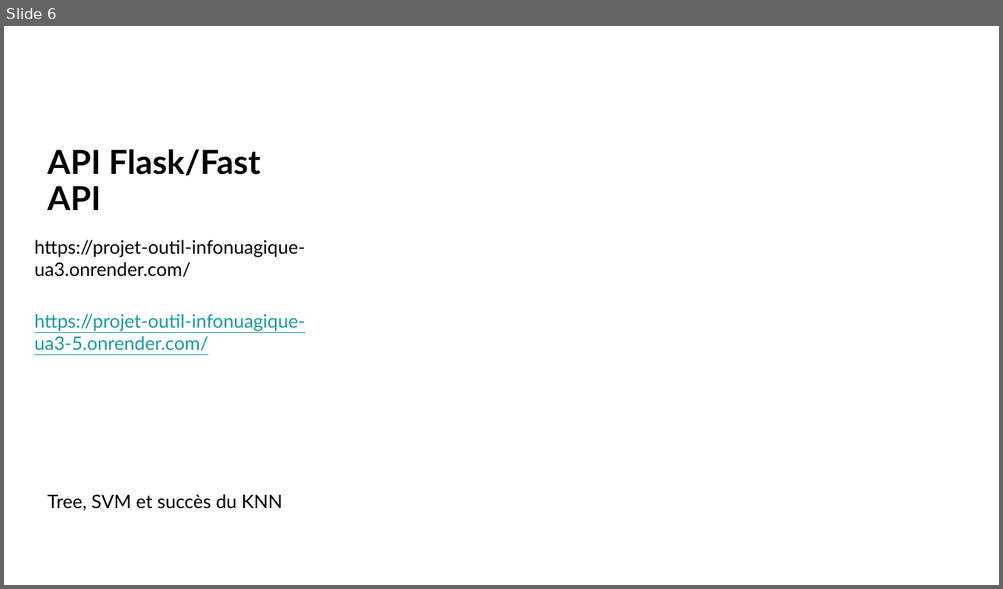
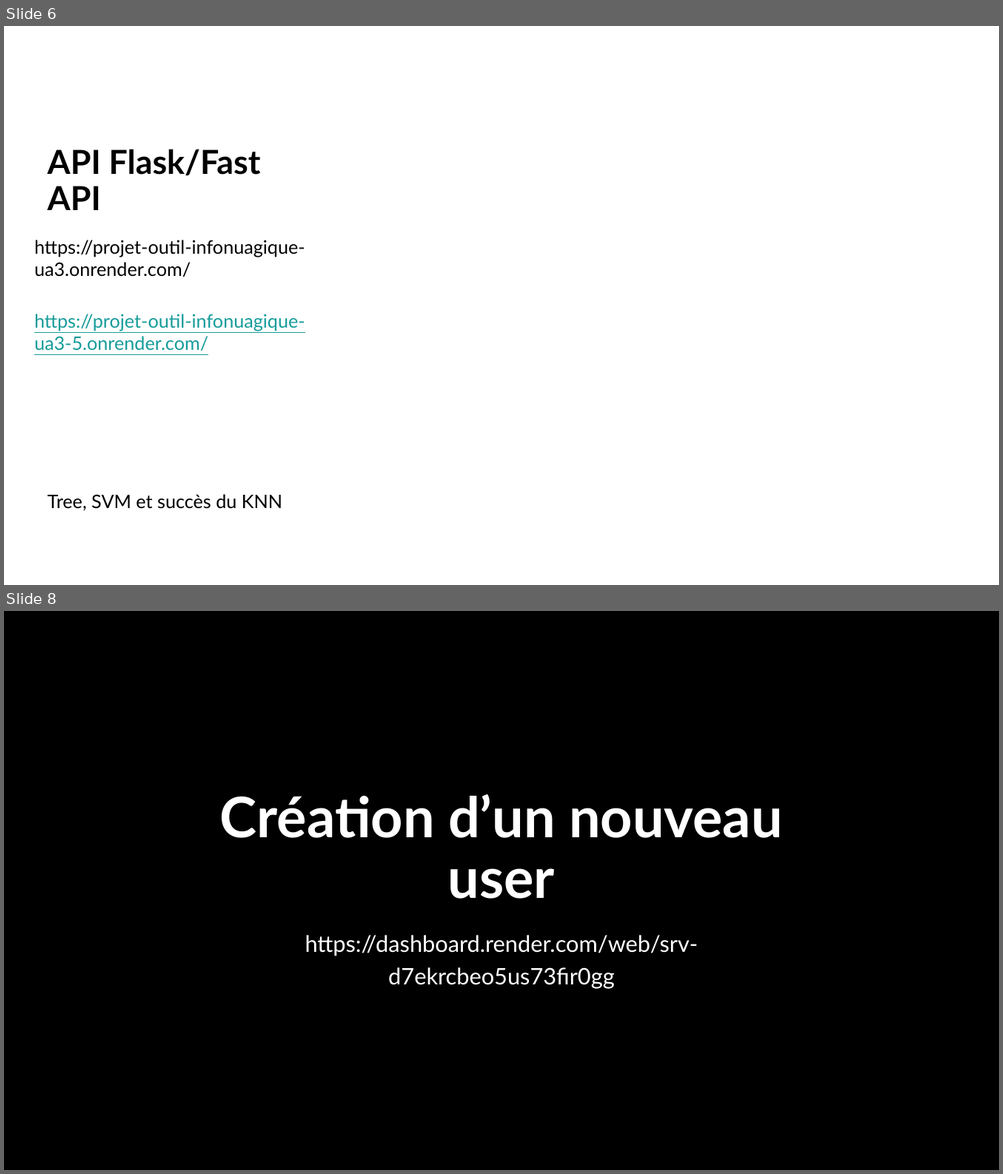
Before and after one commit to seguinx/Movie-Recommendation-System, a slide deck: RecFilmsUA3.pptx. Shown one above the other, each under a label of ours: slide 6 before the commit, slides 6 and 8 after it; the slides between them are not shown. The pictures are 1003x589 and 1003x1174 pixels, drawn with LibreOffice and Linux fonts; fonts in the diff are those of the drawing; background and template pictures are left out. Boxes give left, top, right and bottom in pixels: in the first picture for what was removed or moved away, otherwise in the second. Text is boxed around its words. In the diff, an @@ line names an element or a change of style, - is before the commit and + after.

```diff
--- a/RecFilmsUA3.pptx
+++ b/RecFilmsUA3.pptx
@@ slide 8 added at <box>4,611,999,1170</box>, background picture (left out) @@
@@ title added at <box>220,795,782,899</box>, 54 pt, text #FFFFFF, bold @@
+Création d’un nouveau user
@@ subtitle added at <box>305,935,698,989</box>, 22 pt, text #FFFFFF @@
+https://dashboard.render.com/web/srv-d7ekrcbeo5us73fir0gg
```
Also in this commit, not shown: 1 other slide added, 1 other file.
